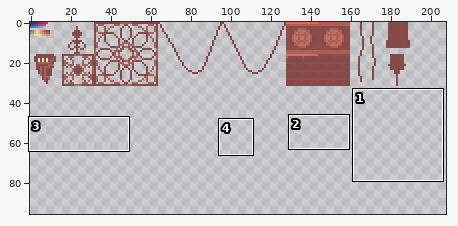
Edited in one commit: sprite sheet (Assets/Sprites/Owen Art/Copper.png). The first picture is a wide view before the edit; the outline marks the close-up.
Close-up. The starting point:
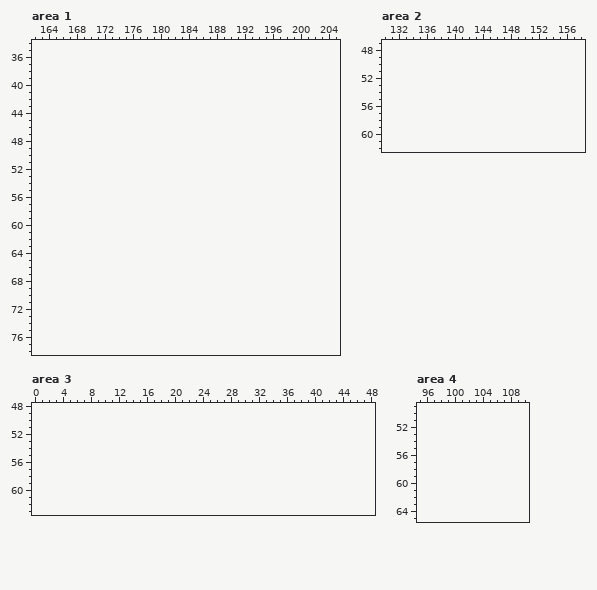
The file is 192x32 pixels. Colours within 5 levels of each other are drawn and written as one. Shown: area 1: x 162..205, y 34..78; area 2: x 130..158, y 47..62; area 3: x 0..48, y 48..63; area 4: x 95..110, y 49..65. The old version is drawn lined up with the new one, on the new canvas. The wide view leaves out empty margins. The commit also changed other parts of the picture, which this record leaves out.
And afterwards:
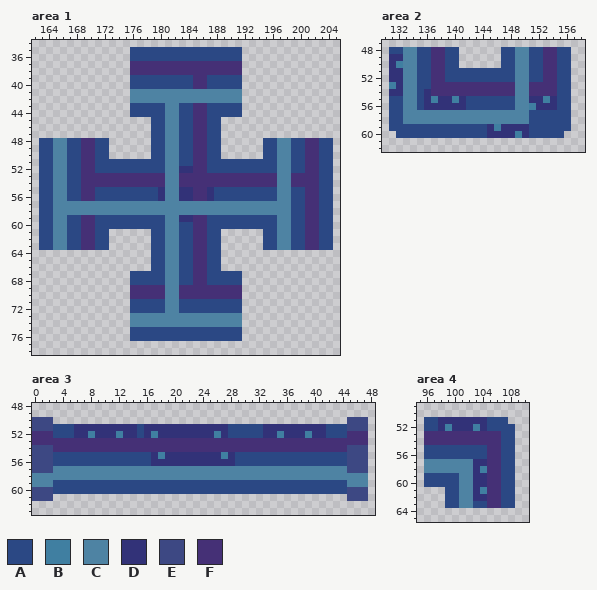
Palette (. is transparent): A #2b4884  B #407fa1  C #4e83a3  D #323278  E #3d4883  F #453076
The exact change:
canvas 192x32 -> 208x112
Changed rows in their new state; - is an unchanged pixel.
Area 1:
first column x 163:
35 -------------AAAAAAAAAAAAAAAA-------------
36 -------------AAAAAAAAAAAAAAAA-------------
37 -------------FFFFFFFFFFFFFFFF-------------
38 -------------FFFFFFFFFFFFFFFF-------------
39 -------------AAAAAAAAAFFAAAAA-------------
40 -------------AAAAAAAAAFFAAAAA-------------
41 -------------CCCCCCCCCCCCCCCC-------------
42 -------------CCCCCCCCCCCCCCCC-------------
43 -------------AAAAACCAAFFAAAAA-------------
44 -------------AAAAACCAAFFAAAAA-------------
45 ----------------AACCAAFFAA----------------
46 ----------------AACCAAFFAA----------------
47 ----------------AACCAAFFAA----------------
48 AACCAAFFAA------AACCAAFFAA------AACCAAFFAA
49 AACCAAFFAA------AACCAAFFAA------AACCAAFFAA
50 AACCAAFFAA------AACCAAFFAA------AACCAAFFAA
51 AACCAAFFAAAAAAAAAACCAAFFAAAAAAAAAACCAAFFAA
52 AACCAAFFAAAAAAAAAACCDDFFAAAAAAAAAACCAAFFAA
53 AACCAAFFFFFFFFFFFFCCFFFFFFFFFFFFFFCCFFFFAA
54 AACCAAFFFFFFFFFFFFCCFFFFFFFFFFFFFFCCFFFFAA
55 AACCAAFFAAAAAAAAADCCDDFFDAAAAAAAAACCAAFFAA
56 AACCAAFFAAAAAAAAADCCDDFFDAAAAAAAAACCAAFFAA
57 AACCCCCCCCCCCCCCCCCCCCCCCCCCCCCCCCCCAAFFAA
58 AACCCCCCCCCCCCCCCCCCCCCCCCCCCCCCCCCCAAFFAA
59 AACCAAFFAAAAAAAAAACCDDFFAAAAAAAAAACCAAFFAA
60 AACCAAFFAAAAAAAAAACCAAFFAAAAAAAAAACCAAFFAA
61 AACCAAFFAA------AACCAAFFAA------AACCAAFFAA
62 AACCAAFFAA------AACCAAFFAA------AACCAAFFAA
63 AACCAAFFAA------AACCAAFFAA------AACCAAFFAA
64 ----------------AACCAAFFAA----------------
65 ----------------AACCAAFFAA----------------
66 ----------------AACCAAFFAA----------------
67 -------------AAAAACCAAFFAAAAA-------------
68 -------------AAAAACCAAFFAAAAA-------------
69 -------------FFFFFCCFFFFFFFFF-------------
70 -------------FFFFFCCFFFFFFFFF-------------
71 -------------AAAAACCAAAAAAAAA-------------
72 -------------AAAAACCAAAAAAAAA-------------
73 -------------CCCCCCCCCCCCCCCC-------------
74 -------------CCCCCCCCCCCCCCCC-------------
75 -------------AAAAAAAAAAAAAAAA-------------
76 -------------AAAAAAAAAAAAAAAA-------------
Area 2:
first column x 131:
48 AACCAAFFAA------AACCAAFFAA
49 DDCCAAFFAA------AACCAAFFAA
50 DBCCAAFFAA------AACCAAFFAA
51 DDCCAAFFAAAAAAAAAACCAAFFAA
52 DDCCAAFFAAAAAAAAAACCAAFFAA
53 BDCCAAFFFFFFFFFFFFCCFFFFAA
54 DDCCADFFFFFFFFFFFFCCFFFFAA
55 AACCADBDDBDAAAAAAACCDDBDAA
56 AACCADDDDDDAAAAAAACCBDDDAA
57 AACCCCCCCCCCCCCCCCCCAAAAAA
58 AACCCCCCCCCCCCCCCCCCAAAAAA
59 AAAAAAAAAAAAAADBDDDDAAAAAA
60 -AAAAAAAAAAAAADDDDBDAAAAA-
Area 3:
first column x 0:
50 EEE------------------------------------------EEE
51 EEEAAADDDDDDDDDADDDDDDDDDDDDAAAAADDDDDDDDDAAAEEE
52 FFFAAADDBDDDBDDADBDDDDDDDDBDAAAAADDBDDDBDDAAAFFF
53 FFFFFFFFFFFFFFFFFFFFFFFFFFFFFFFFFFFFFFFFFFFFFFFF
54 EEEFFFFFFFFFFFFFFFFFFFFFFFFFFFFFFFFFFFFFFFFFFEEE
55 EEEAAAAAAAAAAAAAADBDDDDDDDDBDAAAAAAAAAAAAAAAAEEE
56 EEEAAAAAAAAAAAAAADDDDDDDDDDDDAAAAAAAAAAAAAAAAEEE
57 EEECCCCCCCCCCCCCCCCCCCCCCCCCCCCCCCCCCCCCCCCCCEEE
58 CCCCCCCCCCCCCCCCCCCCCCCCCCCCCCCCCCCCCCCCCCCCCCCC
59 CCCAAAAAAAAAAAAAAAAAAAAAAAAAAAAAAAAAAAAAAAAAACCC
60 EEEAAAAAAAAAAAAAAAAAAAAAAAAAAAAAAAAAAAAAAAAAAEEE
61 EEE------------------------------------------EEE
Area 4:
first column x 96:
51 AADDDDDDDAAA-
52 AADBDDDBDAAAA
53 FFFFFFFFFFFAA
54 FFFFFFFFFFFAA
55 AAAAAAAAAFFAA
56 AAAAAAAAAFFAA
57 CCCCCCCDDFFAA
58 CCCCCCCDBFFAA
59 AAAAACCDDFFAA
60 AAAAACCDDFFAA
61 ---AACCDBFFAA
62 ---AACCDDFFAA
63 ---AACCAAFFAA
Pixel boxes of the changes (left, top, right, bottom) in both close-ups:
added: (39, 47, 333, 341)
added: (389, 47, 571, 138)
added: (32, 417, 368, 501)
added: (424, 417, 515, 508)
